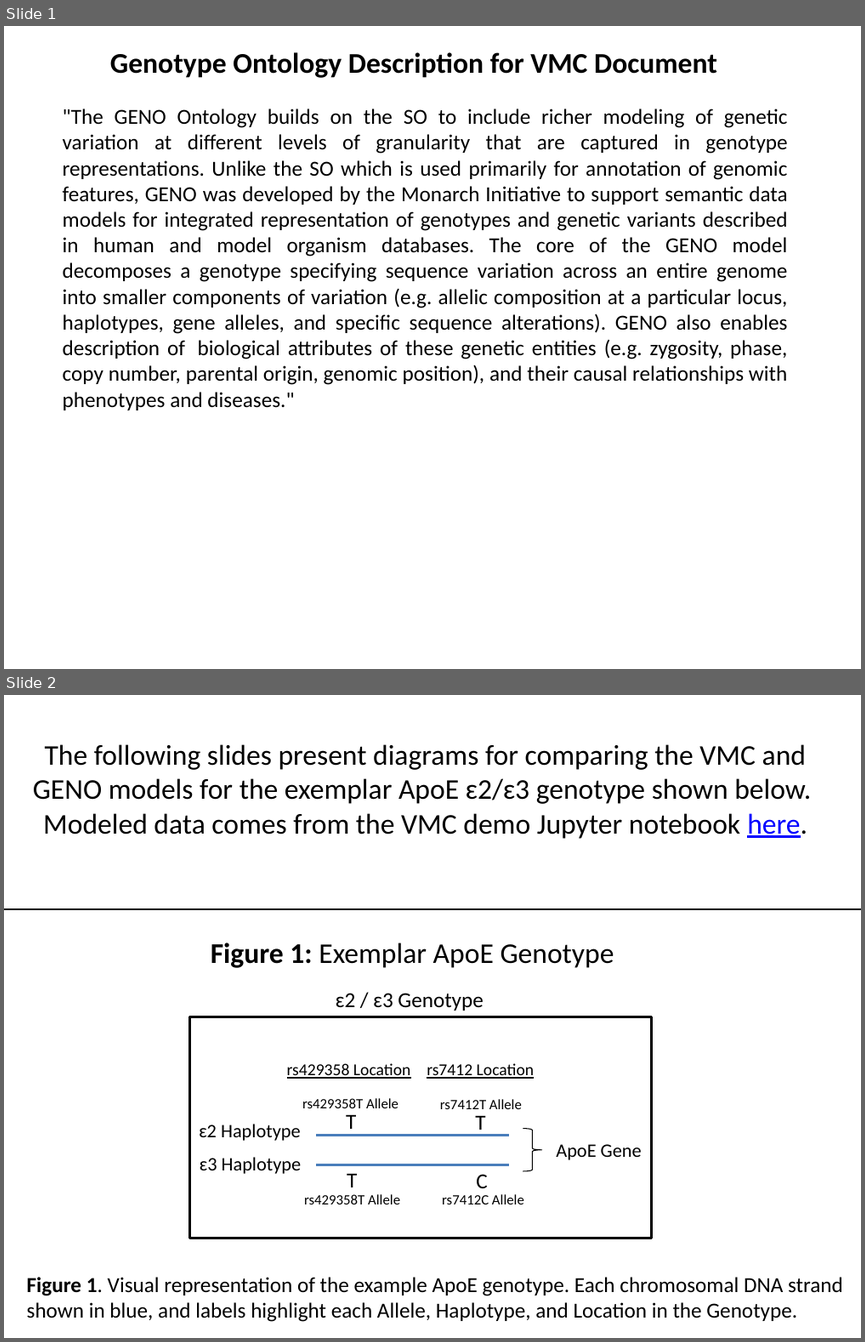
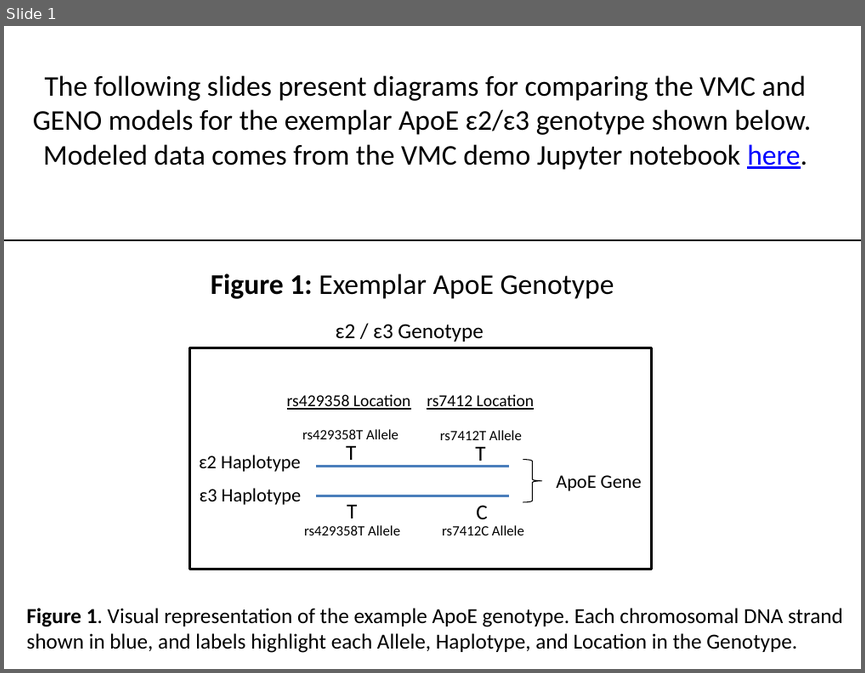
Before and after one commit to monarch-initiative/GENO-ontology, a slide deck: docs/VMC-GENO ApoE example genotype.pptx. Shown one above the other, each under a label of ours: slides 1 and 2 before the commit, slide 1 after it. The pictures are 865x1342 and 865x673 pixels, drawn with LibreOffice and Linux fonts; fonts in the diff are those of the drawing. Boxes give left, top, right and bottom in pixels: in the first picture for what was removed or moved away, otherwise in the second. Text is boxed around its words. In the diff, an @@ line names an element or a change of style, - is before the commit and + after.

Commit message:
updating slides

```diff
--- a/docs/VMC-GENO ApoE example genotype.pptx
+++ b/docs/VMC-GENO ApoE example genotype.pptx
@@ slide 1 removed at (4,26,861,669), background #FFFFFF @@
@@ text removed at (110,52,717,78) @@
-Genotype Ontology Description for VMC Document
@@ text removed at (63,108,788,410) @@
-"The GENO Ontology builds on the SO to include richer modeling of genetic variation at different levels of granularity that are captured in genotype representations. Unlike the SO which is used primarily for annotation of genomic features, GENO was developed by the Monarch Initiative to support semantic data models for integrated representation of genotypes and genetic variants described in human and model organism databases. The core of the GENO model decomposes a genotype specifying sequence variation across an entire genome into smaller components of variation (e.g. allelic composition at a particular locus, haplotypes, gene alleles, and specific sequence alterations). GENO also enables description of biological attributes of these genetic entities (e.g. zygosity, phase, copy number, parental origin, genomic position), and their causal relationships with phenotypes and diseases."
@@ what was slide 2 is now slide 1 @@
```
